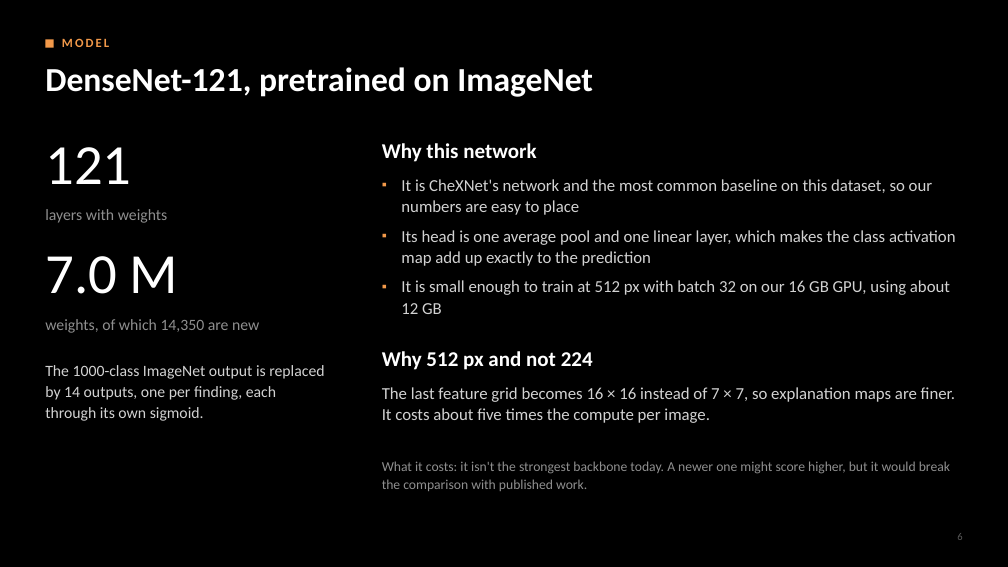
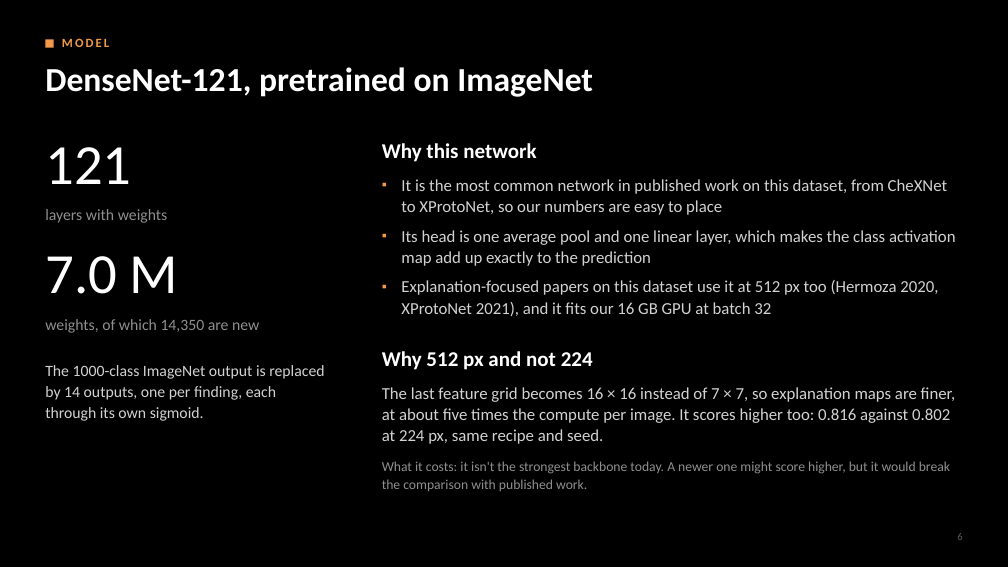
Before and after one commit to NightRaven-0/CNN, a slide deck: slide 6 of presentation/first_review.pptx. Drawn at 1008x567 pixels with LibreOffice and Linux fonts; fonts in the diff are those of the drawing. Boxes give left, top, right and bottom in pixels: in the first picture for what was removed or moved away, otherwise in the second. Text is boxed around its words. In the diff, an @@ line names an element or a change of style, - is before the commit and + after.

```diff
--- a/presentation/first_review.pptx
+++ b/presentation/first_review.pptx
@@ text at <box>401,179,947,215</box>: text changed @@
-▪ It is CheXNet's network and the most common baseline on this dataset, so our numbers are easy to place
+▪ It is the most common network in published work on this dataset, from CheXNet to XProtoNet, so our numbers are easy to place
@@ text at <box>401,280,938,316</box>: text changed @@
-▪ It is small enough to train at 512 px with batch 32 on our 16 GB GPU, using about 12 GB
+▪ Explanation-focused papers on this dataset use it at 512 px too (Hermoza 2020, XProtoNet 2021), and it fits our 16 GB GPU at batch 32
@@ text at <box>382,387,956,444</box>: text changed @@
-The last feature grid becomes 16 × 16 instead of 7 × 7, so explanation maps are finer. It costs about five times the compute per image.
+The last feature grid becomes 16 × 16 instead of 7 × 7, so explanation maps are finer, at about five times the compute per image. It scores higher too: 0.816 against 0.802 at 224 px, same recipe and seed.
```
Also in this commit, not shown: 15 other slides changed, 4 slides added, 8 other files.
